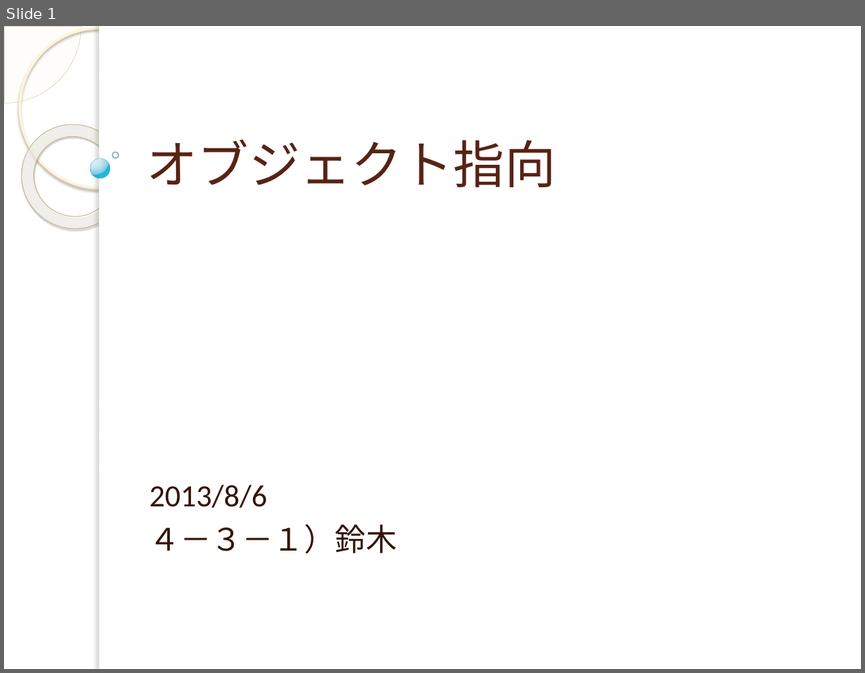
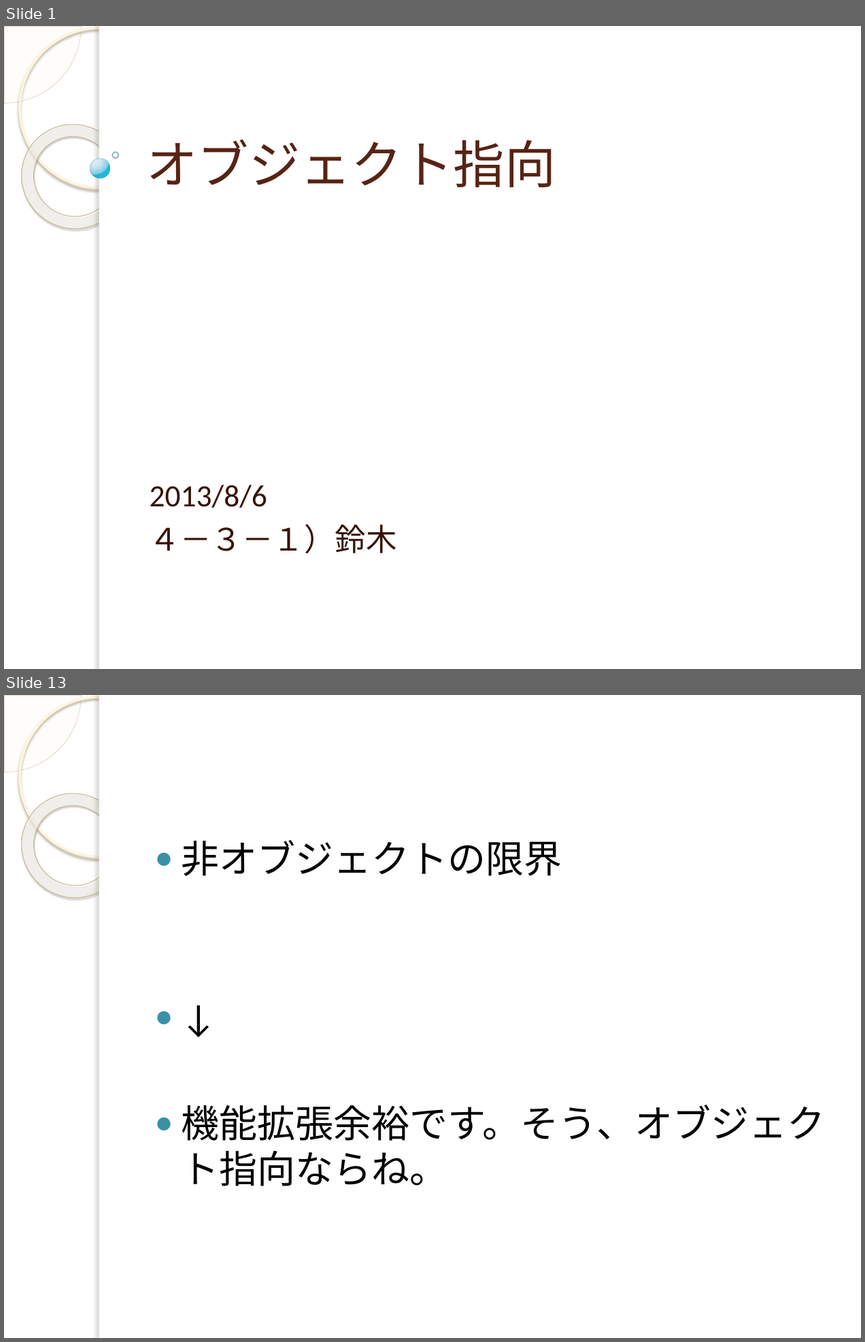
Before and after one commit to yuridonus/FEstudy, a slide deck: objectStudy.pptx. Shown one above the other, each under a label of ours: slide 1 before the commit, slides 1 and 13 after it; the slides between them are not shown. The pictures are 865x673 and 865x1342 pixels, drawn with LibreOffice and Linux fonts; fonts in the diff are those of the drawing; background and template pictures are left out. Boxes give left, top, right and bottom in pixels: in the first picture for what was removed or moved away, otherwise in the second. Text is boxed around its words. In the diff, an @@ line names an element or a change of style, - is before the commit and + after.

```diff
--- a/objectStudy.pptx
+++ b/objectStudy.pptx
@@ slide 13 added at [4,695,861,1338], background picture (left out); not listed: 5 template elements that a slide beside it also shows @@
@@ text added at [181,840,825,1186], 32 pt, text #000000 @@
+● 非オブジェクトの限界
+● ↓
+● 機能拡張余裕です。そう、オブジェクト指向ならね。
```
Also in this commit, not shown: 2 slides changed, 11 other slides added.
